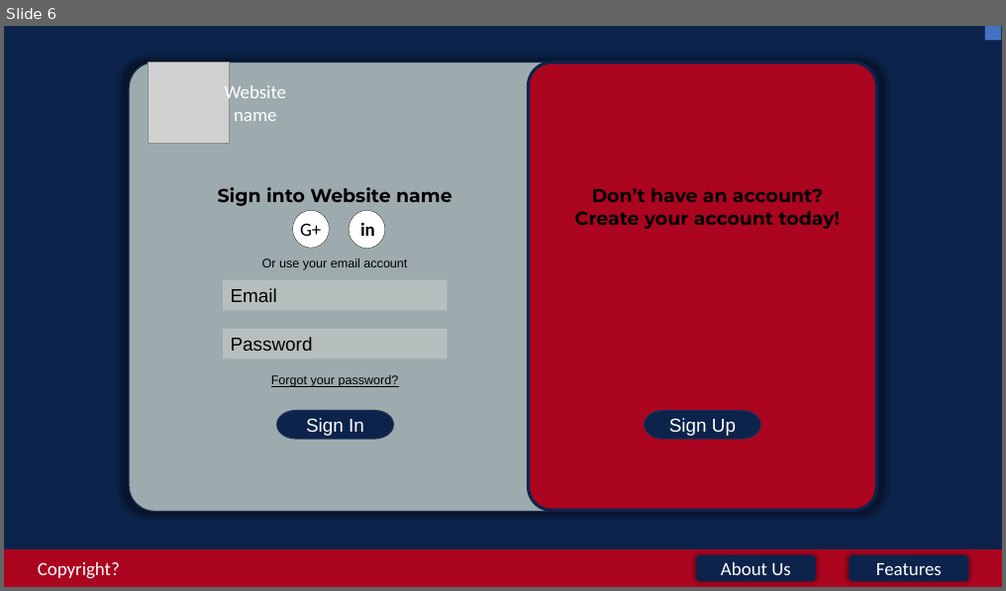
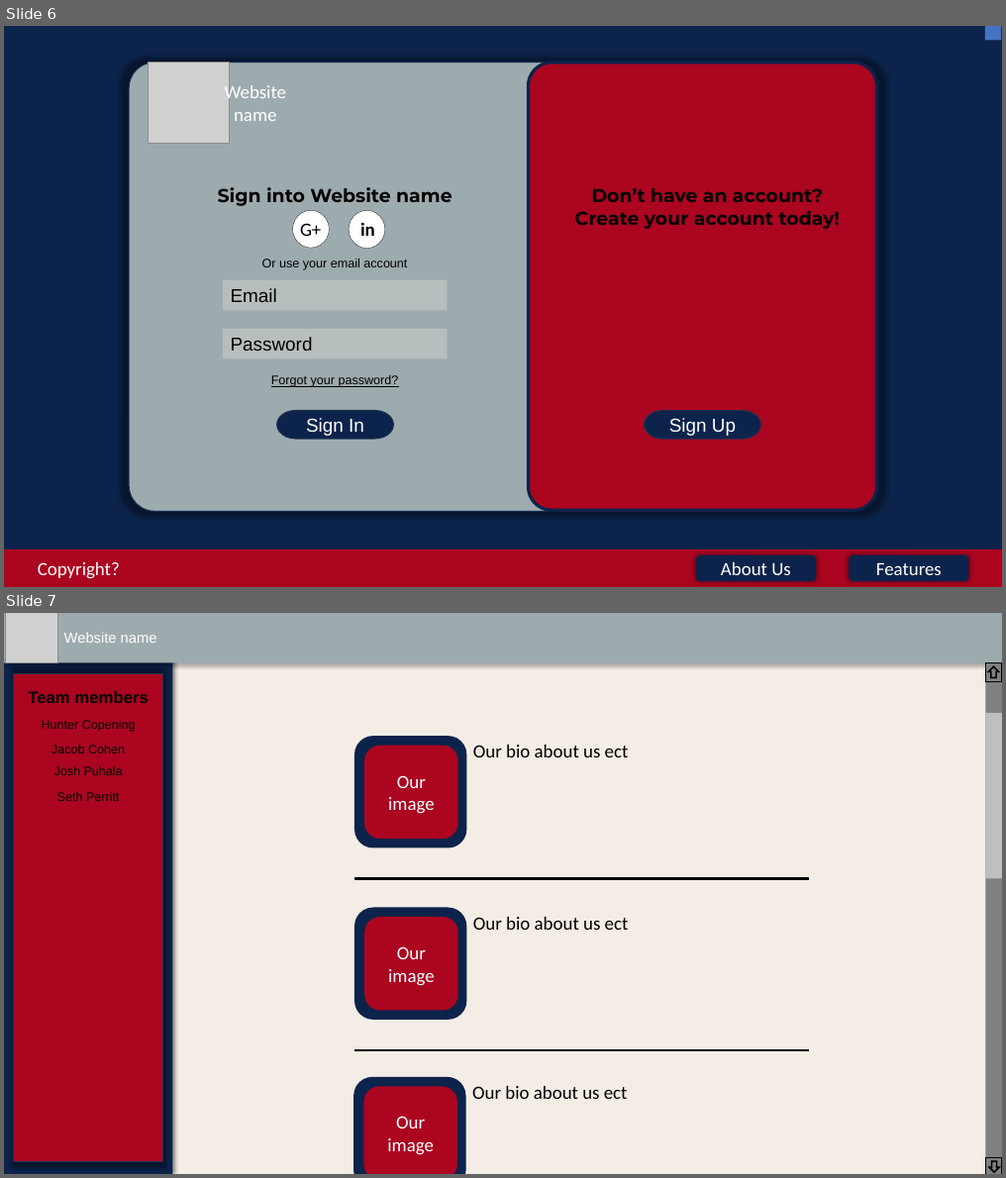
Before and after one commit to LargeDumpsterFire/CSC337-Final-Project, a slide deck: Sitemap ect.pptx. Shown one above the other, each under a label of ours: slide 6 before the commit, slides 6 and 7 after it. The pictures are 1006x591 and 1006x1178 pixels, drawn with LibreOffice and Linux fonts; fonts in the diff are those of the drawing; grey boxes stand for pictures. Boxes give left, top, right and bottom in pixels: in the first picture for what was removed or moved away, otherwise in the second. Text is boxed around its words. In the diff, an @@ line names an element or a change of style, - is before the commit and + after.

```diff
--- a/Sitemap ect.pptx
+++ b/Sitemap ect.pptx
@@ slide 7 added at (4,613,1002,1174), background #FFFFFF @@
@@ rectangle added at (4,613,1002,663), fill #9EABAE @@
@@ picture added at (6,613,57,663) @@
@@ text added at (64,632,157,643), 14 pt, text #FFFFFF @@
+Website name
@@ rectangle added at (4,661,172,1174), fill #0C234B @@
@@ rectangle added at (172,665,1002,1174), fill #F4EDE5 @@
@@ rectangle added at (985,666,1002,1174), fill #808080 @@
@@ rectangle added at (986,663,1002,682), fill #808080, outline #000000 1 pt @@
@@ right arrow added at (989,666,999,677), fill #808080, outline #000000 1.5 pt @@
@@ rectangle added at (14,673,163,1162), fill #AB0520, outline #1E3256 1 pt @@
@@ text added at (28,691,148,703), 16 pt, text #000000, bold @@
+Team members
@@ text added at (42,720,136,732), 12 pt, text #000000 @@
+Hunter Copening
@@ rectangle added at (985,713,1002,879), fill #BFBFBF @@
@@ text added at (52,745,125,754), 12 pt, text #000000 @@
+Jacob Cohen
@@ rounded rectangle added at (354,736,466,848), fill #0C234B @@
@@ rounded rectangle added at (364,746,458,839), fill #AB0520, 18 pt, text #FFFFFF @@
+Our image
@@ text added at (473,745,629,758), 18 pt, text #000000 @@
+Our bio about us ect
@@ text added at (54,766,123,775), 12 pt, text #000000 @@
+Josh Puhala
@@ text added at (57,792,120,801), 12 pt, text #000000 @@
+Seth Perritt
@@ line added from (354, 878) to (809, 878), #000000 2.25 pt @@
@@ rounded rectangle added at (354,908,466,1020), fill #0C234B @@
@@ rounded rectangle added at (364,917,458,1011), fill #AB0520, 18 pt, text #FFFFFF @@
+Our image
@@ text added at (473,917,629,930), 18 pt, text #000000 @@
+Our bio about us ect
@@ line added from (354, 1051) to (809, 1051), #000000 2.25 pt @@
@@ rounded rectangle added at (353,1077,466,1174), fill #0C234B @@
@@ rounded rectangle added at (364,1087,457,1174), fill #AB0520, 18 pt, text #FFFFFF @@
+Our image
@@ text added at (472,1086,628,1099), 18 pt, text #000000 @@
+Our bio about us ect
@@ rectangle added at (986,1158,1002,1174), fill #808080, outline #000000 1 pt @@
@@ right arrow added at (990,1162,1000,1173), fill #808080, outline #000000 1.5 pt @@
```
Also in this commit, not shown: 2 slides changed, 2 other slides added, 2 slides removed, 1 other file.
